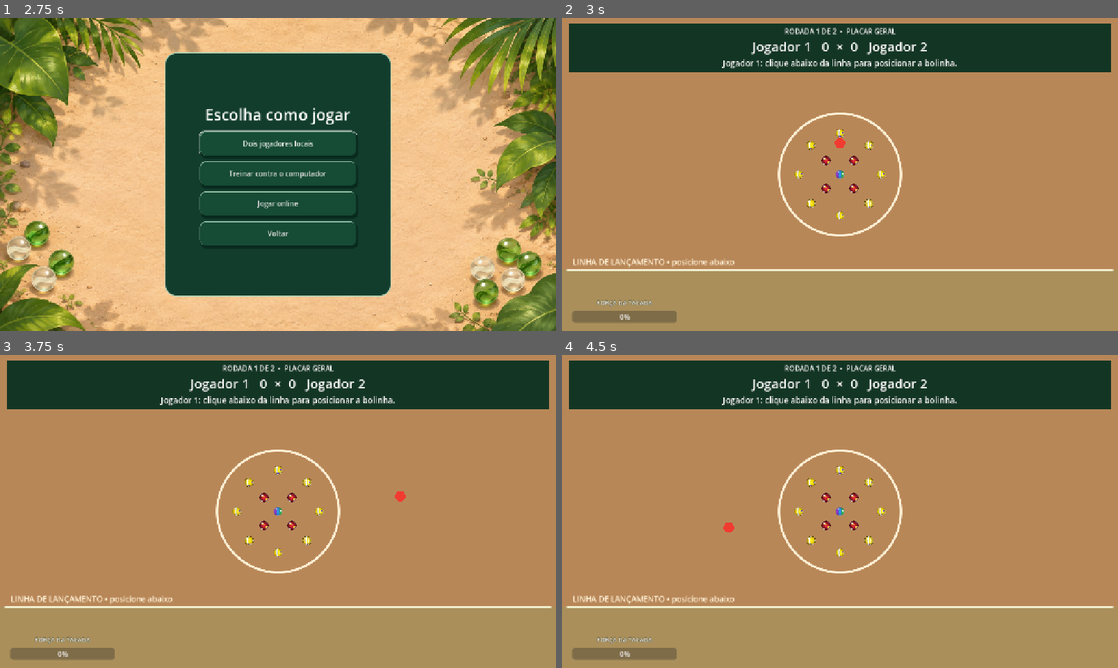
Above: before the commit, frames 1-4 (two rows, left to right).
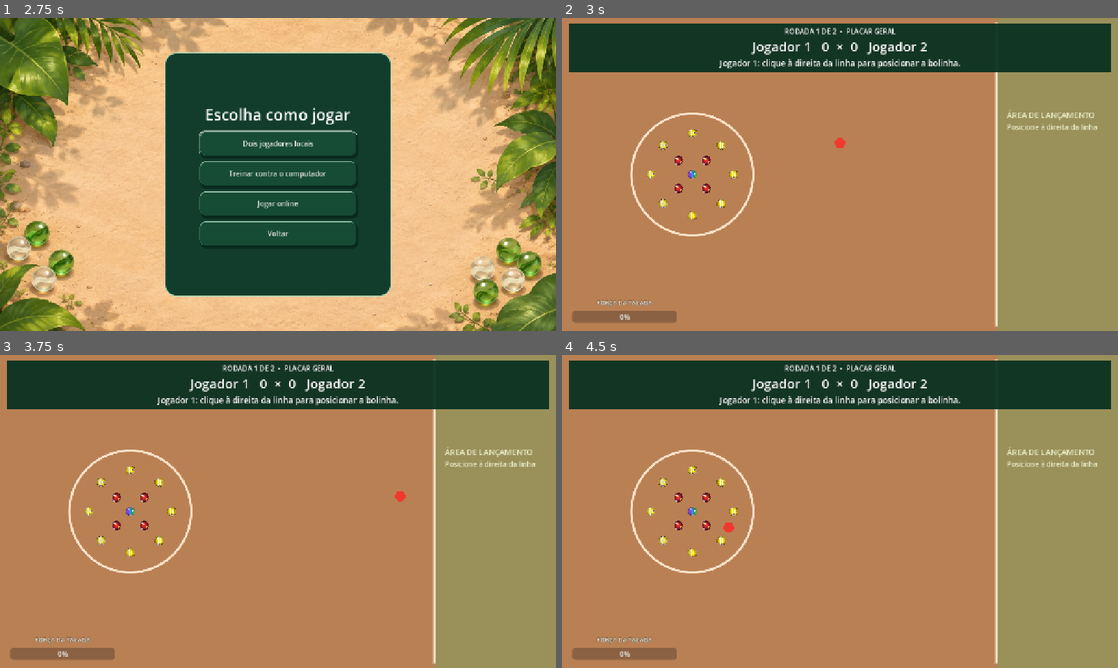
Above: after the commit, the same moments.

Repository: MatheusBrunoC/gudinho-da-amazonia
Game: Godot game, scene res://cenas/menu_inicial.tscn
Same seed, same stepped clock (60 frames per second), same inputs: the game is played once before the commit and once after it.
Inputs (mouse positions are in pixels of both pictures, inside the frame that each line leads up to):
- Up to frame 1 (2.75 s): click "Jogar" at 0.5 s; click "Voltar" at 1.25 s; click "Jogar" at 2 s
- Up to frame 2 (3 s): click "Dois jogadores locais" at 2.75 s
- Up to frame 3 (3.75 s): tap Enter at 3.5 s; move the mouse to (400, 495) at 3.52 s; click (400, 495) at 3.67 s
- Up to frame 4 (4.5 s): tap Space at 4.25 s; move the mouse to (728, 527) at 4.27 s; click (728, 527) at 4.42 s

Frame 1 is identical in both runs. In frame 2, 18% of the frame differs, in the area x 0-100%, y 0-99%; in frame 3, 18%; in frame 4, 18%.

Commit message:
Ajusta arena, instrucoes, volume das colisoes e forca da tacada

Diff:
--- a/cenas/instrucoes.tscn
+++ b/cenas/instrucoes.tscn
@@ -1,203 +1,32 @@
-[gd_scene format=3]
-[ext_resource type="Script" path="res://scripts/instrucoes.gd" id="script"]
-[ext_resource type="Theme" path="res://recursos/tema_interface.tres" id="theme"]
-[ext_resource type="Texture2D" path="res://recursos/imagens/fundo_menu.png" id="bg"]
-[ext_resource type="Texture2D" path="res://imagens_gude/Menu de Instruções Gudinho da Amazônia.png" id="art"]
-[sub_resource type="AtlasTexture" id="logo"]
-atlas = ExtResource("art")
-region = Rect2(0, 0, 920, 310)
-[sub_resource type="StyleBoxFlat" id="card"]
-bg_color = Color(0.055, 0.23, 0.16, 0.97)
-border_width_left = 2
-border_width_right = 2
-border_width_top = 2
-border_width_bottom = 2
-border_color = Color(0.6, 0.8, 0.65, 1)
-corner_radius_top_left = 18
-corner_radius_top_right = 18
-corner_radius_bottom_left = 18
-corner_radius_bottom_right = 18
-[node name="Instrucoes" type="Control"]
+[gd_scene format=3 uid="uid://c5oesb31e7cm2"]
+
+[ext_resource type="Texture2D" uid="uid://btt4758om251o" path="res://imagens_gude/Menu de Instruções Gudinho da Amazônia.png" id="art"]
+[ext_resource type="Script" uid="uid://c2ct2pn0ce7pn" path="res://scripts/instrucoes.gd" id="script"]
+[ext_resource type="Theme" uid="uid://ba2iyc674i7ad" path="res://recursos/tema_interface.tres" id="theme"]
+
+[node name="Instrucoes" type="Control" unique_id=1866150439]
 layout_mode = 3
 anchors_preset = 15
 anchor_right = 1.0
 anchor_bottom = 1.0
+grow_horizontal = 2
+grow_vertical = 2
 theme = ExtResource("theme")
 script = ExtResource("script")
 
-[node name="Fundo" type="TextureRect" parent="."]
+[node name="Fundo" type="TextureRect" parent="." unique_id=321249712]
 layout_mode = 0
-offset_left = 0.0
-offset_top = 0.0
 offset_right = 1280.0
 offset_bottom = 720.0
 mouse_filter = 2
-texture = ExtResource("bg")
+texture = ExtResource("art")
 expand_mode = 1
 stretch_mode = 6
 
-[node name="Marca" type="TextureRect" parent="."]
+[node name="Voltar" type="Button" parent="." unique_id=502022750]
 layout_mode = 0
-offset_left = 430.0
-offset_top = 8.0
-offset_right = 850.0
-offset_bottom = 150.0
-mouse_filter = 2
-texture = SubResource("logo")
-expand_mode = 1
-stretch_mode = 5
-
-[node name="Titulo" type="Label" parent="."]
-layout_mode = 0
-offset_left = 400.0
-offset_top = 154.0
-offset_right = 880.0
-offset_bottom = 196.0
-mouse_filter = 2
-theme_override_font_sizes/font_size = 30
-theme_override_colors/font_outline_color = Color(0.04, 0.12, 0.08, 1)
-theme_override_constants/outline_size = 3
-text = "COMO JOGAR"
-horizontal_alignment = 1
-vertical_alignment = 1
-autowrap_mode = 3
-
-[node name="Cartao0" type="Panel" parent="."]
-layout_mode = 0
-offset_left = 40.0
-offset_top = 210.0
-offset_right = 428.0
-offset_bottom = 598.0
-mouse_filter = 2
-theme_override_styles/panel = SubResource("card")
-
-[node name="Titulo0" type="Label" parent="."]
-layout_mode = 0
-offset_left = 58.0
-offset_top = 224.0
-offset_right = 410.0
-offset_bottom = 260.0
-mouse_filter = 2
-theme_override_font_sizes/font_size = 22
-theme_override_colors/font_outline_color = Color(0.04, 0.12, 0.08, 1)
-theme_override_constants/outline_size = 3
-text = "01   MIRE E LANCE"
-horizontal_alignment = 1
-vertical_alignment = 1
-autowrap_mode = 3
-
-[node name="Texto0" type="Label" parent="."]
-layout_mode = 0
-offset_left = 62.0
-offset_top = 274.0
-offset_right = 406.0
-offset_bottom = 580.0
-mouse_filter = 2
-theme_override_font_sizes/font_size = 18
-theme_override_colors/font_outline_color = Color(0.04, 0.12, 0.08, 1)
-theme_override_constants/outline_size = 3
-text = "Na primeira tacada de cada rodada, clique abaixo da linha branca para colocar sua bolinha.\n\nMova o mouse para mirar. Segure o botão esquerdo para carregar a força e solte para lançar.\n\nNas jogadas seguintes, continue de onde a bolinha parou."
-horizontal_alignment = 0
-vertical_alignment = 0
-autowrap_mode = 3
-
-[node name="Cartao1" type="Panel" parent="."]
-layout_mode = 0
-offset_left = 446.0
-offset_top = 210.0
-offset_right = 834.0
-offset_bottom = 598.0
-mouse_filter = 2
-theme_override_styles/panel = SubResource("card")
-
-[node name="Titulo1" type="Label" parent="."]
-layout_mode = 0
-offset_left = 464.0
-offset_top = 224.0
-offset_right = 816.0
-offset_bottom = 260.0
-mouse_filter = 2
-theme_override_font_sizes/font_size = 22
-theme_override_colors/font_outline_color = Color(0.04, 0.12, 0.08, 1)
-theme_override_constants/outline_size = 3
-text = "02   TURNO E PENALIDADE"
-horizontal_alignment = 1
-vertical_alignment = 1
-autowrap_mode = 3
-
-[node name="Texto1" type="Label" parent="."]
-layout_mode = 0
-offset_left = 468.0
-offset_top = 274.0
-offset_right = 812.0
-offset_bottom = 580.0
-mouse_filter = 2
-theme_override_font_sizes/font_size = 18
-theme_override_colors/font_outline_color = Color(0.04, 0.12, 0.08, 1)
-theme_override_constants/outline_size = 3
-text = "Retirou um alvo e sua bolinha parou fora do círculo? Você ganha uma única tacada extra.\n\nSem pontos, ou após a segunda tacada, a vez passa ao adversário.\n\nParou dentro do círculo? Perde a vez. No próximo turno, reposicione atrás da linha. Os pontos obtidos contam."
-horizontal_alignment = 0
-vertical_alignment = 0
-autowrap_mode = 3
-
-[node name="Cartao2" type="Panel" parent="."]
-layout_mode = 0
-offset_left = 852.0
-offset_top = 210.0
-offset_right = 1240.0
-offset_bottom = 598.0
-mouse_filter = 2
-theme_override_styles/panel = SubResource("card")
-
-[node name="Titulo2" type="Label" parent="."]
-layout_mode = 0
-offset_left = 870.0
-offset_top = 224.0
-offset_right = 1222.0
-offset_bottom = 260.0
-mouse_filter = 2
-theme_override_font_sizes/font_size = 22
-theme_override_colors/font_outline_color = Color(0.04, 0.12, 0.08, 1)
-theme_override_constants/outline_size = 3
-text = "03   PLACAR GERAL"
-horizontal_alignment = 1
-vertical_alignment = 1
-autowrap_mode = 3
-
-[node name="Texto2" type="Label" parent="."]
-layout_mode = 0
-offset_left = 874.0
-offset_top = 274.0
-offset_right = 1218.0
-offset_bottom = 580.0
-mouse_filter = 2
-theme_override_font_sizes/font_size = 18
-theme_override_colors/font_outline_color = Color(0.04, 0.12, 0.08, 1)
-theme_override_constants/outline_size = 3
-text = "Alvos comuns: 1 ponto.\nEspeciais: 2 pontos.\nBolinha central: 3 pontos.\n\nO alvo precisa sair completamente do círculo. A pontuação é apurada quando as bolinhas param.\n\nSão duas rodadas e um placar acumulado. Vence quem somar mais pontos; totais iguais dão empate."
-horizontal_alignment = 0
-vertical_alignment = 0
-autowrap_mode = 3
-
-[node name="Nota" type="Label" parent="."]
-layout_mode = 0
-offset_left = 140.0
-offset_top = 602.0
-offset_right = 1140.0
-offset_bottom = 650.0
-mouse_filter = 2
-theme_override_font_sizes/font_size = 16
-theme_override_colors/font_outline_color = Color(0.04, 0.12, 0.08, 1)
-theme_override_constants/outline_size = 3
-text = "Penalidade: centro da bolinha sobre ou dentro da borda.\nTreino: entre na conta antes de jogar; o resultado é salvo ao concluir as duas rodadas."
-horizontal_alignment = 1
-vertical_alignment = 1
-autowrap_mode = 3
-
-[node name="Voltar" type="Button" parent="."]
-layout_mode = 0
-offset_left = 460.0
-offset_top = 654.0
-offset_right = 820.0
-offset_bottom = 702.0
+offset_left = 518.0
+offset_top = 598.0
+offset_right = 744.0
+offset_bottom = 646.0
 text = "Voltar ao menu"
--- a/cenas/partida.tscn
+++ b/cenas/partida.tscn
@@ -26,12 +26,12 @@
 [node name="BolinhaJogador1" parent="." unique_id=1700986610 instance=ExtResource("2_7yn5o")]
 numero_jogador = 1
 sprite_frames_personalizados = ExtResource("art_jogador_1")
-position = Vector2(320, 360)
+position = Vector2(1100, 360)
 
 [node name="BolinhaJogador2" parent="." unique_id=1450409780 instance=ExtResource("2_7yn5o")]
 numero_jogador = 2
 sprite_frames_personalizados = ExtResource("art_jogador_2")
-position = Vector2(960, 360)
+position = Vector2(1100, 360)
 cor = Color(0.7788304, 0.00032767415, 0.7433455, 1)
 
 [node name="Mira" type="Line2D" parent="." unique_id=783796872]
@@ -40,55 +40,55 @@
 
 [node name="BolinhaAlvo1" parent="." unique_id=771431734 instance=ExtResource("2_7yn5o")]
 sprite_frames_personalizados = ExtResource("art_comum")
-position = Vector2(735, 360)
+position = Vector2(395, 360)
 cor = Color(0, 1, 0, 1)
 eh_alvo = true
 
 [node name="BolinhaAlvo2" parent="." unique_id=311254622 instance=ExtResource("2_7yn5o")]
 sprite_frames_personalizados = ExtResource("art_comum")
-position = Vector2(707, 427)
+position = Vector2(367, 427)
 cor = Color(0, 1, 0, 1)
 eh_alvo = true
 
 [node name="BolinhaAlvo3" parent="." unique_id=435433546 instance=ExtResource("2_7yn5o")]
 sprite_frames_personalizados = ExtResource("art_comum")
-position = Vector2(640, 455)
+position = Vector2(300, 455)
 cor = Color(0, 1, 0, 1)
 eh_alvo = true
 
 [node name="BolinhaAlvo4" parent="." unique_id=1252087269 instance=ExtResource("2_7yn5o")]
 sprite_frames_personalizados = ExtResource("art_comum")
-position = Vector2(573, 427)
+position = Vector2(233, 427)
 cor = Color(0, 1, 0, 1)
 eh_alvo = true
 
 [node name="BolinhaAlvo5" parent="." unique_id=671725938 instance=ExtResource("2_7yn5o")]
 sprite_frames_personalizados = ExtResource("art_comum")
-position = Vector2(545, 360)
+position = Vector2(205, 360)
 cor = Color(0, 1, 0, 1)
 eh_alvo = true
 
 [node name="BolinhaAlvo6" parent="." unique_id=1257612666 instance=ExtResource("2_7yn5o")]
 sprite_frames_personalizados = ExtResource("art_comum")
-position = Vector2(573, 293)
+position = Vector2(233, 293)
 cor = Color(0, 1, 0, 1)
 eh_alvo = true
 
 [node name="BolinhaAlvo7" parent="." unique_id=432821091 instance=ExtResource("2_7yn5o")]
 sprite_frames_personalizados = ExtResource("art_comum")
-position = Vector2(640, 265)
+position = Vector2(300, 265)
 cor = Color(0, 1, 0, 1)
 eh_alvo = true
 
 [node name="BolinhaAlvo8" parent="." unique_id=2054410736 instance=ExtResource("2_7yn5o")]
 sprite_frames_personalizados = ExtResource("art_comum")
-position = Vector2(707, 293)
+position = Vector2(367, 293)
 cor = Color(0, 1, 0, 1)
 eh_alvo = true
 
 [node name="BolinhaEspecial1" parent="." unique_id=1740958629 instance=ExtResource("2_7yn5o")]
 sprite_frames_personalizados = ExtResource("art_especial")
-position = Vector2(672, 392)
+position = Vector2(332, 392)
 mass = 2.0
 cor = Color(1, 0.64705884, 0, 1)
 eh_alvo = true
@@ -96,7 +96,7 @@
 
 [node name="BolinhaEspecial2" parent="." unique_id=1326449818 instance=ExtResource("2_7yn5o")]
 sprite_frames_personalizados = ExtResource("art_especial")
-position = Vector2(608, 392)
+position = Vector2(268, 392)
 mass = 2.0
 cor = Color(1, 0.64705884, 0, 1)
 eh_alvo = true
@@ -104,7 +104,7 @@
 
 [node name="BolinhaEspecial3" parent="." unique_id=106366167 instance=ExtResource("2_7yn5o")]
 sprite_frames_personalizados = ExtResource("art_especial")
-position = Vector2(608, 328)
+position = Vector2(268, 328)
 mass = 2.0
 cor = Color(1, 0.64705884, 0, 1)
 eh_alvo = true
@@ -112,7 +112,7 @@
 
 [node name="BolinhaEspecial4" parent="." unique_id=1654554315 instance=ExtResource("2_7yn5o")]
 sprite_frames_personalizados = ExtResource("art_especial")
-position = Vector2(672, 328)
+position = Vector2(332, 328)
 mass = 2.0
 cor = Color(1, 0.64705884, 0, 1)
 eh_alvo = true
@@ -120,7 +120,7 @@
 
 [node name="BolinhaCentral" parent="." unique_id=1088773214 instance=ExtResource("2_7yn5o")]
 sprite_frames_personalizados = ExtResource("art_central")
-position = Vector2(640, 360)
+position = Vector2(300, 360)
 mass = 3.0
 cor = Color(1, 0.84313726, 0, 1)
 eh_alvo = true
--- a/recursos/bolinhas/central.tres
+++ b/recursos/bolinhas/central.tres
@@ -1,6 +1,7 @@
-[gd_resource type="SpriteFrames" format=3]
+[gd_resource type="SpriteFrames" format=3 uid="uid://ckcwy7fgbqaak"]
 
-[ext_resource type="Texture2D" path="res://imagens_gude/gude_arco_iris1..png" id="10_sehl2"]
+[ext_resource type="Texture2D" uid="uid://dwkyy74q7rloe" path="res://imagens_gude/gude_arco_iris1..png" id="10_sehl2"]
+
 [sub_resource type="AtlasTexture" id="AtlasTexture_4np2n"]
 atlas = ExtResource("10_sehl2")
 region = Rect2(0, 0, 128, 120)
@@ -116,7 +117,7 @@
 "duration": 1.0,
 "texture": SubResource("AtlasTexture_d2cww")
 }],
-"loop": 1,
+"loop": true,
 "name": &"default",
 "speed": 5.0
 }]
--- a/recursos/bolinhas/comum.tres
+++ b/recursos/bolinhas/comum.tres
@@ -1,6 +1,6 @@
-[gd_resource type="SpriteFrames" format=3]
+[gd_resource type="SpriteFrames" format=3 uid="uid://v80xhym24n77"]
 
-[ext_resource type="Texture2D" path="res://imagens_gude/amarelo_forte.png" id="10_xxpyt"]
+[ext_resource type="Texture2D" uid="uid://ckpdp65abj8x7" path="res://imagens_gude/amarelo_forte.png" id="10_xxpyt"]
 
 [sub_resource type="AtlasTexture" id="AtlasTexture_c2232"]
 atlas = ExtResource("10_xxpyt")
@@ -117,7 +117,7 @@
 "duration": 1.0,
 "texture": SubResource("AtlasTexture_aoqij")
 }],
-"loop": 1,
+"loop": true,
 "name": &"default",
 "speed": 5.0
 }]
--- a/recursos/bolinhas/especial.tres
+++ b/recursos/bolinhas/especial.tres
@@ -1,6 +1,7 @@
-[gd_resource type="SpriteFrames" format=3]
+[gd_resource type="SpriteFrames" format=3 uid="uid://xf6iillvly1o"]
 
-[ext_resource type="Texture2D" path="res://imagens_gude/gude_vermelha_bolinhas1.0 (1).png" id="9_sehl2"]
+[ext_resource type="Texture2D" uid="uid://dcmgqd2lfi2gs" path="res://imagens_gude/gude_vermelha_bolinhas1.0 (1).png" id="9_sehl2"]
+
 [sub_resource type="AtlasTexture" id="AtlasTexture_ktues"]
 atlas = ExtResource("9_sehl2")
 region = Rect2(0, 0, 128, 120)
@@ -116,7 +117,7 @@
 "duration": 1.0,
 "texture": SubResource("AtlasTexture_g7g77")
 }],
-"loop": 1,
+"loop": true,
 "name": &"default",
 "speed": 5.0
 }]
--- a/recursos/bolinhas/jogador_1.tres
+++ b/recursos/bolinhas/jogador_1.tres
@@ -1,6 +1,7 @@
-[gd_resource type="SpriteFrames" format=3]
+[gd_resource type="SpriteFrames" format=3 uid="uid://boxey0bi27ir6"]
 
-[ext_resource type="Texture2D" path="res://imagens_gude/menu_ball_sheet_sem_sombra.png" id="6_sehl2"]
+[ext_resource type="Texture2D" uid="uid://dlrrpbyw6bixr" path="res://imagens_gude/menu_ball_sheet_sem_sombra.png" id="6_sehl2"]
+
 [sub_resource type="AtlasTexture" id="AtlasTexture_44tpp"]
 atlas = ExtResource("6_sehl2")
 region = Rect2(0, 0, 128, 122)
@@ -116,7 +117,7 @@
 "duration": 1.0,
 "texture": SubResource("AtlasTexture_p8bnn")
 }],
-"loop": 1,
+"loop": true,
 "name": &"default",
 "speed": 5.0
 }]
--- a/recursos/bolinhas/jogador_2.tres
+++ b/recursos/bolinhas/jogador_2.tres
@@ -1,6 +1,7 @@
-[gd_resource type="SpriteFrames" format=3]
+[gd_resource type="SpriteFrames" format=3 uid="uid://biic4yvqbbhhf"]
 
-[ext_resource type="Texture2D" path="res://imagens_gude/Fila de berlindes de vidro coloridas.png" id="8_jf1fy"]
+[ext_resource type="Texture2D" uid="uid://dm1c22sc6pu8h" path="res://imagens_gude/Fila de berlindes de vidro coloridas.png" id="8_jf1fy"]
+
 [sub_resource type="AtlasTexture" id="AtlasTexture_xxpyt"]
 atlas = ExtResource("8_jf1fy")
 region = Rect2(0, 288, 135, 144)
@@ -101,7 +102,7 @@
 "duration": 1.0,
 "texture": SubResource("AtlasTexture_m1n0y")
 }],
-"loop": 1,
+"loop": true,
 "name": &"default",
 "speed": 5.0
 }]
--- a/scripts/campo.gd
+++ b/scripts/campo.gd
@@ -2,7 +2,7 @@
 extends CampoBase
 
 #var tamanho_campo: Vector2 = Vector2(1280, 720)
-var centro_circulo: Vector2 = Vector2(640, 360)
+var centro_circulo: Vector2 = RegrasPartida.CENTRO_CIRCULO
 var raio_circulo: float = 140.0
 
 #var cor_terra: Color = Color("#B88758")
@@ -22,9 +22,11 @@
 		true
 	)
 
-	var y: float = RegrasPartida.altura_linha(centro_circulo)
-	draw_line(Vector2(12, y), Vector2(1268, y), cor_linha, 4.0, true)
-	draw_string(ThemeDB.fallback_font, Vector2(24, y - 12), "LINHA DE LANÇAMENTO • posicione abaixo", HORIZONTAL_ALIGNMENT_LEFT, -1, 18, cor_linha)
+	var x: float = RegrasPartida.x_linha(centro_circulo)
+	draw_rect(Rect2(x, 0, 1280 - x, 720), Color(0.15, 0.55, 0.3, 0.12))
+	draw_line(Vector2(x, 12), Vector2(x, 708), cor_linha, 4.0, true)
+	draw_string(ThemeDB.fallback_font, Vector2(x + 24, 230), "ÁREA DE LANÇAMENTO", HORIZONTAL_ALIGNMENT_LEFT, -1, 18, cor_linha)
+	draw_string(ThemeDB.fallback_font, Vector2(x + 24, 257), "Posicione à direita da linha", HORIZONTAL_ALIGNMENT_LEFT, -1, 16, cor_linha)
 
 func bolinha_esta_fora(posicao_global: Vector2, raio: float) -> bool:
 	var posicao_local: Vector2 = to_local(posicao_global)
--- a/scripts/interface_partida.gd
+++ b/scripts/interface_partida.gd
@@ -82,7 +82,7 @@
 	continuacao_solicitada.emit()
 
 func mostrar_escolha_posicao(nome_jogador: String) -> void:
-	_texto_vez.text = "%s: clique abaixo da linha para posicionar a bolinha." % nome_jogador
+	_texto_vez.text = "%s: clique à direita da linha para posicionar a bolinha." % nome_jogador
 
 func _solicitar_menu() -> void:
 	menu_solicitado.emit()
--- a/scripts/partida.gd
+++ b/scripts/partida.gd
@@ -13,8 +13,8 @@
 @onready var seletor: SeletorPosicao = $SeletorPosicao
 
 const MAX_TACADAS_CONSECUTIVAS: int = 2
-const IMPULSO_MINIMO: float = 150.0
-const IMPULSO_MAXIMO: float = 750.0
+const IMPULSO_MINIMO: float = 350.0
+const IMPULSO_MAXIMO: float = 1400.0
 const TEMPO_CARGA: float = 1.5
 const COMPRIMENTO_MIRA: float = 180.0
 const CENA_EFEITO_PONTOS: PackedScene = preload(
--- a/scripts/partida_online.gd
+++ b/scripts/partida_online.gd
@@ -140,7 +140,7 @@
 			_desativar_seletor()
 			_estado.text = "Mire, segure o botão esquerdo e solte. " + ("Tacada inicial." if rodada.tacadas_no_turno == 0 else "Tacada extra: última do turno.")
 		else:
-			_estado.text = "Clique abaixo da linha de lançamento para posicionar a bolinha.\nVermelho indica uma posição inválida."
+			_estado.text = "Clique à direita da linha de lançamento para posicionar a bolinha.\nVermelho indica uma posição inválida."
 			if not rodada.seletor.ativo:
 				rodada.seletor.iniciar(rodada.campo.obter_centro_global(), jogador.bolinha,
 					_ocupantes(), rodada.arena.obter_area_inicial())
--- a/scripts/regras_partida.gd
+++ b/scripts/regras_partida.gd
@@ -1,8 +1,9 @@
 class_name RegrasPartida
 extends RefCounted
 
-# Distância do centro do círculo até a linha horizontal (pixels do mundo).
-const DISTANCIA_LINHA: float = 220.0
+const CENTRO_CIRCULO: Vector2 = Vector2(300, 360)
+# Distância horizontal do centro do círculo até a linha vertical.
+const DISTANCIA_LINHA: float = 700.0
 
-static func altura_linha(centro: Vector2) -> float:
-	return centro.y + DISTANCIA_LINHA
+static func x_linha(centro: Vector2) -> float:
+	return centro.x + DISTANCIA_LINHA
--- a/scripts/seletor_posicao.gd
+++ b/scripts/seletor_posicao.gd
@@ -64,7 +64,7 @@
 		return false
 	if not area.grow(-raio).has_point(posicao):
 		return false
-	if posicao.y < RegrasPartida.altura_linha(centro) + raio:
+	if posicao.x < RegrasPartida.x_linha(centro) + raio:
 		return false
 	for bolinha in ocupantes:
 		if not is_instance_valid(bolinha) or bolinha.is_queued_for_deletion():
@@ -92,9 +92,10 @@
 	if not ativo:
 		return
 
-	# A faixa de entrada fica abaixo da linha; o restante da arena segue livre.
-	var topo: float = RegrasPartida.altura_linha(_centro)
-	draw_rect(Rect2(to_local(Vector2(_area_inicial.position.x, topo)), Vector2(_area_inicial.size.x, _area_inicial.end.y - topo)), Color(0.25, 0.8, 0.45, 0.12))
+	# A restrição vale apenas para posicionar, não para o caminho da tacada.
+	var linha: float = RegrasPartida.x_linha(_centro)
+	draw_rect(Rect2(to_local(_area_inicial.position), Vector2(linha - _area_inicial.position.x, _area_inicial.size.y)), Color(0.8, 0.15, 0.1, 0.07))
+	draw_rect(Rect2(to_local(Vector2(linha, _area_inicial.position.y)), Vector2(_area_inicial.end.x - linha, _area_inicial.size.y)), Color(0.25, 0.8, 0.45, 0.12))
 
 	var cor_previa: Color = _cor_bolinha
 	cor_previa.a = 0.6
--- a/scripts/sons_jogo.gd
+++ b/scripts/sons_jogo.gd
@@ -110,7 +110,7 @@
 
 	for tocador in _tocadores:
 		if not tocador.playing:
-			tocador.volume_db = lerpf(-30.0, -18.0, intensidade)
+			tocador.volume_db = lerpf(-8.0, 4.0, intensidade)
 			tocador.pitch_scale = tonalidade
 			tocador.play()
 			return
--- a/testes/fisica.gd
+++ b/testes/fisica.gd
@@ -7,21 +7,29 @@
 	var rodada: RodadaPartida = load("res://cenas/partida.tscn").instantiate()
 	rodada.sons_locais_ativos = false
 	get_tree().root.add_child(rodada)
-	rodada._confirmar_posicao_inicial(Vector2(640, 610))
+	rodada._confirmar_posicao_inicial(Vector2(1040, 360))
 	rodada.seletor.ativo = false
 	rodada.seletor.hide()
 	var bola: Bolinha = rodada.jogadores[0].bolinha
 	var origem: Vector2 = bola.global_position
-	var sucesso: bool = rodada.executar_tacada(Vector2.UP, 0.75)
+	var alvos_iniciais: Dictionary = {}
+	for alvo in rodada._obter_alvos():
+		alvos_iniciais[alvo.name] = alvo.global_position
+	var sucesso: bool = rodada.executar_tacada(Vector2.LEFT, 1.0)
 	var quadros: int = 0
 	while rodada.jogada_em_andamento and quadros < 1500:
 		await get_tree().physics_frame
 		quadros += 1
 	var deslocou: bool = bola.global_position.distance_to(origem) > 10
+	var atingiu_alvo: bool = rodada.jogadores[0].obter_pontos() > 0
+	for alvo in rodada._obter_alvos():
+		if alvo.global_position.distance_to(alvos_iniciais[alvo.name]) > 1:
+			atingiu_alvo = true
+	print("ALCANÇOU OS ALVOS: ", atingiu_alvo)
 	var terminou: bool = not rodada.jogada_em_andamento
 	print("FÍSICA: iniciou=%s deslocou=%s terminou=%s quadros=%d" % [sucesso, deslocou, terminou, quadros])
 	rodada.queue_free()
 	rodada = null
 	bola = null
 	await get_tree().create_timer(0.6).timeout
-	get_tree().quit(0 if sucesso and deslocou and terminou else 1)
+	get_tree().quit(0 if sucesso and deslocou and terminou and atingiu_alvo else 1)
--- a/testes/rede.gd
+++ b/testes/rede.gd
@@ -47,14 +47,14 @@
 	var bola: Bolinha = rodada.jogadores[0].bolinha
 	if anfitriao:
 		if etapa == 0 and tempo > 2:
-			bola.entrar_em_campo(Vector2(640, 360))
+			bola.entrar_em_campo(RegrasPartida.CENTRO_CIRCULO)
 			rodada.finalizar_jogada()
 			online._atualizar()
 			online._publicar(true)
 			etapa = 1
 			etapa_tempo = 0
 		elif etapa == 1 and etapa_tempo > 1:
-			bola.entrar_em_campo(Vector2(640, 610))
+			bola.entrar_em_campo(Vector2(1040, 360))
 			rodada.aviso_jogada = ""
 			online._totais.assign([12, 7])
 			rodada.jogadores[0].adicionar_pontos(8)
--- a/testes/regras.gd
+++ b/testes/regras.gd
@@ -33,18 +33,18 @@
 	var area: Rect2 = rodada.arena.obter_area_inicial()
 	var centro: Vector2 = rodada.campo.obter_centro_global()
 	var vazios: Array[Bolinha] = []
-	conferir(seletor.posicao_permitida(Vector2(640, 600), centro, 12, area, vazios), "Entrada atrás da linha")
-	conferir(not seletor.posicao_permitida(Vector2(640, 579), centro, 12, area, vazios), "Recusa acima da linha")
-	conferir(not seletor.posicao_permitida(Vector2(640, 590), centro, 12, area, vazios), "Bolinha inteira deve estar atrás")
+	conferir(seletor.posicao_permitida(Vector2(1040, 360), centro, 12, area, vazios), "Entrada atrás da linha")
+	conferir(not seletor.posicao_permitida(Vector2(999, 360), centro, 12, area, vazios), "Recusa à esquerda da linha")
+	conferir(not seletor.posicao_permitida(Vector2(1010, 360), centro, 12, area, vazios), "Bolinha inteira deve estar atrás")
 	conferir(not seletor.posicao_permitida(Vector2(-1, 600), centro, 12, area, vazios), "Recusa fora da arena")
 	conferir(not seletor.posicao_permitida(Vector2(INF, 600), centro, 12, area, vazios), "Recusa coordenada inválida")
 	var bola: Bolinha = rodada.jogadores[0].bolinha
-	bola.entrar_em_campo(Vector2(640, 600))
+	bola.entrar_em_campo(Vector2(1040, 360))
 	vazios.append(bola)
-	conferir(not seletor.posicao_permitida(Vector2(640, 600), centro, 12, area, vazios), "Recusa sobreposição")
+	conferir(not seletor.posicao_permitida(Vector2(1040, 360), centro, 12, area, vazios), "Recusa sobreposição")
 	bola.aguardar_entrada()
 	bola.aguardar_entrada()
-	bola.entrar_em_campo(Vector2(640, 600))
+	bola.entrar_em_campo(Vector2(1040, 360))
 	conferir(bola.collision_layer != 0 and bola.collision_mask != 0, "Reentrada preserva colisões")
 	conferir(bola.visible and bola.get_node("Arte").visible, "Arte visível após reentrada")
 	# Sem pontos: troca, sem reposicionar quem parou fora.
@@ -82,7 +82,7 @@
 	rodada.indice_jogador_atual = 1
 	rodada._jogar_computador()
 	bola = rodada.jogadores[1].bolinha
-	conferir(bola.em_campo and bola.global_position.y >= 592, "Computador posiciona atrás da linha")
+	conferir(bola.em_campo and bola.global_position.x >= 1012, "Computador posiciona atrás da linha")
 	bola.global_position = centro
 	rodada.finalizar_jogada()
 	conferir(not bola.em_campo, "Computador também recebe penalidade")
Binary file changed: imagens_gude/Menu de Instruções Gudinho da Amazônia.png
Not shown, changed: docs/ATUALIZACAO_PPS_II.md
